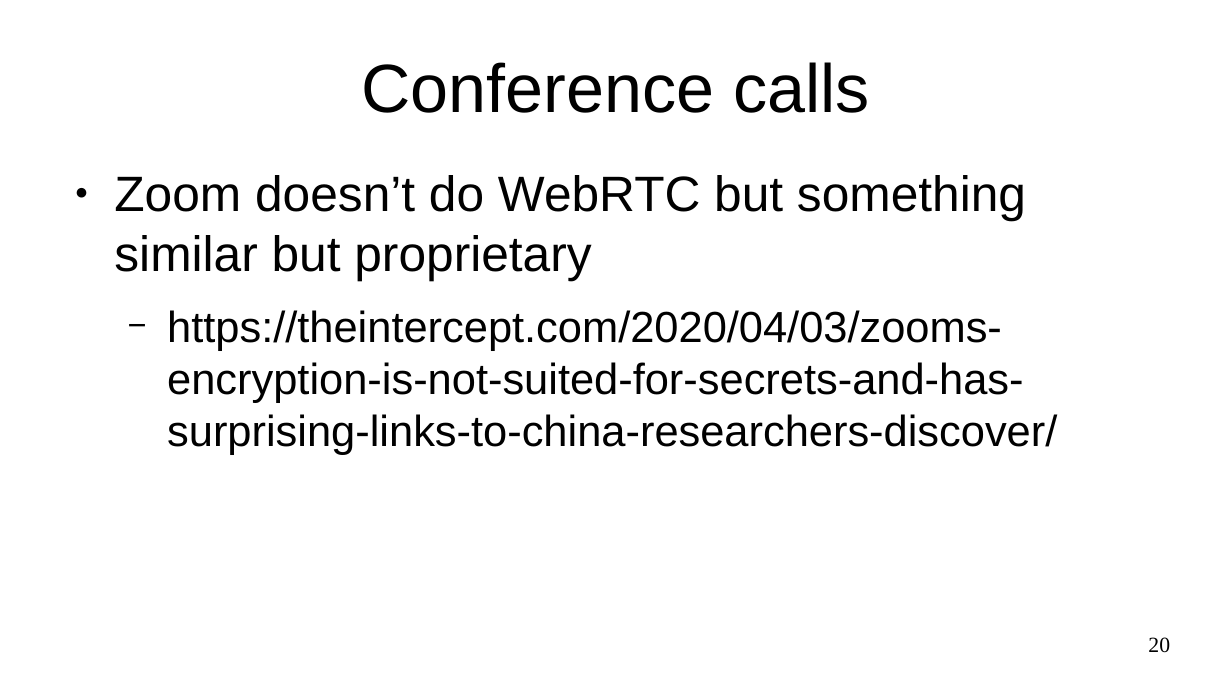
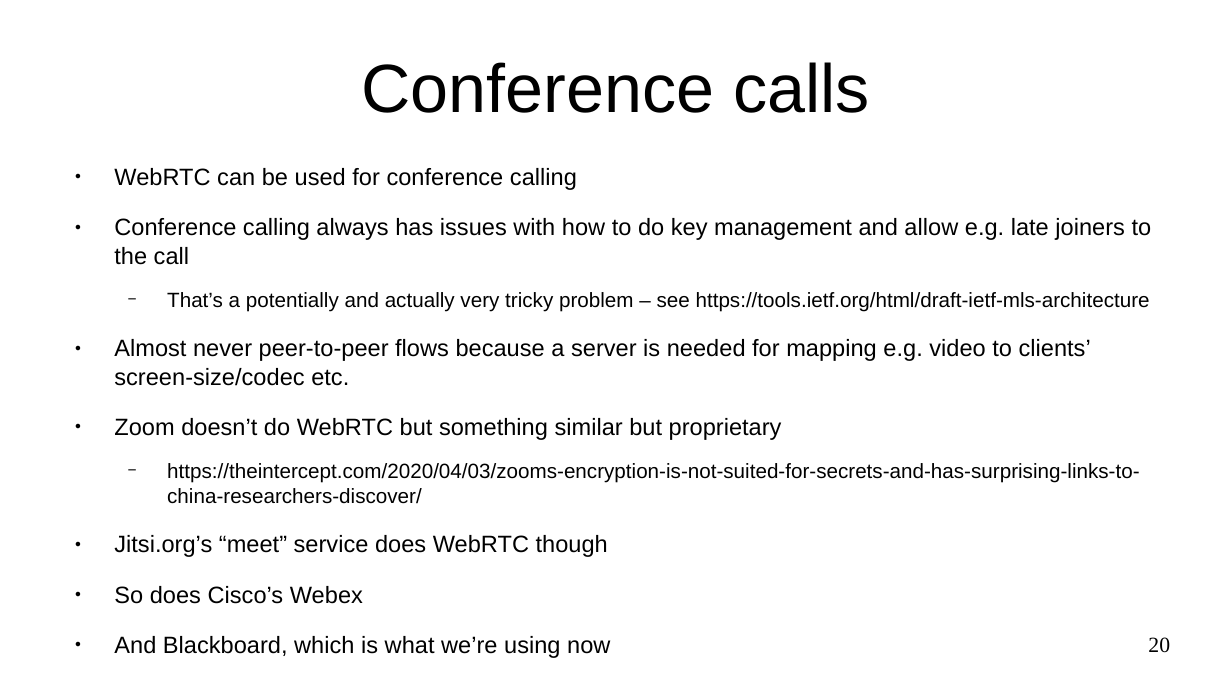
Before and after one commit to sftcd/cs7053, a slide deck: slide 20 of 2016lectures/12-webrtc.odp. Drawn at 1232x693 pixels with LibreOffice and Linux fonts; fonts in the diff are those of the drawing. Boxes give left, top, right and bottom in pixels: in the first picture for what was removed or moved away, otherwise in the second. Text is boxed around its words. In the diff, an @@ line names an element or a change of style, - is before the commit and + after.

```diff
--- a/2016lectures/12-webrtc.odp
+++ b/2016lectures/12-webrtc.odp
@@ text at <box>114,168,1152,386</box>: paragraphs added @@
+● WebRTC can be used for conference calling
+● Conference calling always has issues with how to do key management and allow e.g. late joiners to the call
+  − That’s a potentially and actually very tricky problem – see https://tools.ietf.org/html/draft-ietf-mls-architecture
+● Almost never peer-to-peer flows because a server is needed for mapping e.g. video to clients’ screen-size/codec etc.
@@ text at <box>114,418,1140,504</box>: size 32 to 15.2 pt in "Zoom doesn’t do WebRTC but something similar ..."; size 28 to 13.3 pt in "https://theintercept.com/2020/04/03/zooms-encryption-is-not- ..." @@
@@ text at <box>114,535,610,658</box>: paragraphs added @@
+● Jitsi.org’s “meet” service does WebRTC though
+● So does Cisco’s Webex
+● And Blackboard, which is what we’re using now
```
Also in this commit, not shown: 2 other slides changed, 2 slides added, 2 other files.
